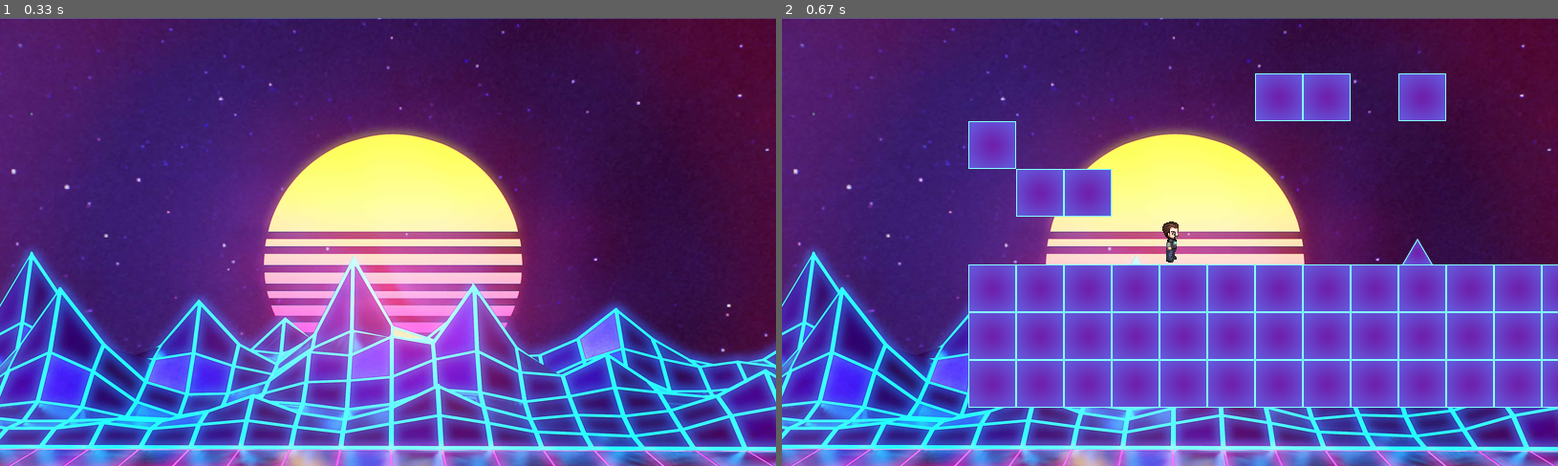
Above: before the commit, frames 1-2 (left to right).
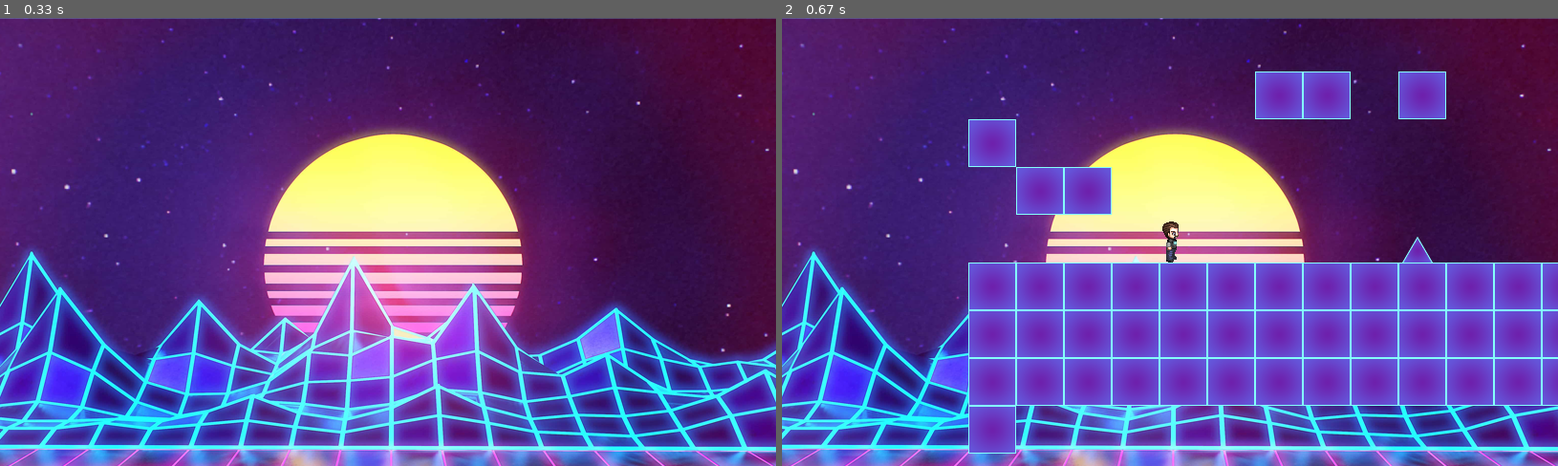
Above: after the commit, the same moments.

Repository: ftelnov/PyGameProject
Game: pygame game, started from main.py
Two runs of this game, one before a commit and one after it. Both use one fixed random seed, a clock stepped at 60 frames per second and the inputs below.
Inputs (mouse positions are in pixels of both pictures, inside the frame that each line leads up to):
- Up to frame 1 (0.33 s): no input
- Up to frame 2 (0.67 s): click (1170, 242) at 0.38 s

Frame 1 is identical in both runs. In frame 2, 3.3% of the frame differs, in the area x 24-100%, y 11-98%.

Commit message:
Немного замедлил движение, чтобы оно шло более плавно, слегка опустил персонажа, чтобы ноги стояли на полу. Пофиксил максимальную высоту падения, теперь можно очень быстро от этого умереть, а не ждать.

Diff:
--- a/Classes.py
+++ b/Classes.py
@@ -52,7 +52,7 @@
         super().__init__(player_group, all_sprites)
         self.image = player_images['stay-right']  # изображение игрока
         self.rect = self.image.get_rect().move(
-            tile_width * pos_x + 3, ADDHEIGHT + tile_height * pos_y + tile_height // 6 - 3)
+            tile_width * pos_x + 3, ADDHEIGHT + tile_height * pos_y + tile_height // 6 - 1)
         self.start_position = self.rect.x, self.rect.y
         self.tile_width = tile_width  # ширина всех припятсвия
         self.tile_height = tile_height  # высота всех препятсвий
@@ -64,8 +64,8 @@
         self.jumpSpeed = 20  # Высота прыжка
         self.fallSpeed = 4  # Скорость паденя
         self.stateOfJump = 0  # Фазы прыжка
-        self.stateOfWalkLeft = False  # Фазы хотьбы влево
-        self.stateOfWalkRight = False  # Фазы хотьбы вправо
+        self.stateOfWalkLeft = 0  # Фазы хотьбы влево
+        self.stateOfWalkRight = 0  # Фазы хотьбы вправо
         self.lastMove = 'right'  # сторона, в которую игрок в последний раз шагал
 
         self.alive = True
@@ -80,8 +80,8 @@
 
     def reincarnation(self):
         self.stateOfJump = 0
-        self.stateOfWalkLeft = False
-        self.stateOfWalkRight = False
+        self.stateOfWalkLeft = 0
+        self.stateOfWalkRight = 0
         self.lastMove = 'right'
 
         self.alive = True
@@ -99,17 +99,14 @@
 
     def update(self, events):
         self.onEarth = False
-
         #  Моделька находится в постоянном падении
         self.rect.y += self.fallSpeed
+        self.maximumHeight -= self.fallSpeed
         if pygame.sprite.spritecollide(self, self.warning_group, False):
             self.rect.y -= self.fallSpeed
+            self.maximumHeight += self.fallSpeed
             self.onEarth = True
         if pygame.sprite.spritecollide(self, self.dangerous_group, False):
-            self.alive = False
-
-        # Проверяем, а жив ли персонаж
-        if self.maximumHeight < self.rect.y:
             self.alive = False
 
         # Проверяем, на земле ли персонаж
@@ -143,27 +140,31 @@
         #  логика движения влево
         if self.movement['left']:
             #  свитчим по стадии хотьбы
-            if self.stateOfWalkLeft:
+            if self.stateOfWalkLeft <= 4:
                 self.image = player_images['go-left-1']
+            elif 4 <= self.stateOfWalkLeft <= 8:
+                self.image = player_images['go-left-2']
             else:
-                self.image = player_images['go-left-2']
-            self.stateOfWalkLeft = not self.stateOfWalkLeft
+                self.stateOfWalkLeft = 0
             self.rect.x -= self.speed
             self.lastMove = 'left'
             if pygame.sprite.spritecollide(self, self.warning_group, False):
                 self.rect.x += self.speed
+            self.stateOfWalkLeft += 1
         #  логика движения вправо
         if self.movement['right']:
             #  свитчим по стадии хотьбы
-            if self.stateOfWalkRight:
+            if self.stateOfWalkRight <= 4:
                 self.image = player_images['go-right-1']
+            elif 4 <= self.stateOfWalkRight <= 8:
+                self.image = player_images['go-right-2']
             else:
-                self.image = player_images['go-right-2']
-            self.stateOfWalkRight = not self.stateOfWalkRight
+                self.stateOfWalkRight = 0
             self.rect.x += self.speed
             self.lastMove = 'right'
             if pygame.sprite.spritecollide(self, self.warning_group, False):
                 self.rect.x -= self.speed
+            self.stateOfWalkRight += 1
         if not self.movement['right'] and not self.movement['left']:
             if self.lastMove == 'right':
                 self.image = player_images['stay-right']
--- a/MainFunctions.py
+++ b/MainFunctions.py
@@ -25,8 +25,8 @@
                 new_player = Player(player_group, all_sprites, x, y)
             elif level[y][x] == '!':
                 DangerousTile(tiles_group, all_sprites, 'dangerous-triangular-block', x, y)
-            if ADDHEIGHT + tile_height * y > maximum_height:
-                maximum_height = ADDHEIGHT + tile_height * y
+            if tile_height * y - ADDHEIGHT > maximum_height:
+                maximum_height = tile_height * y - ADDHEIGHT
     # вернем игрока, а также размер поля в клетках
     new_player.set_warning_group(tiles_group)
     new_player.set_maximum_height(maximum_height)
--- a/data/levels/level.txt
+++ b/data/levels/level.txt
@@ -6,3 +6,4 @@
 ########################### ####### ### ## ### # # #  !
 #############
 #############               ###  ####
+#
